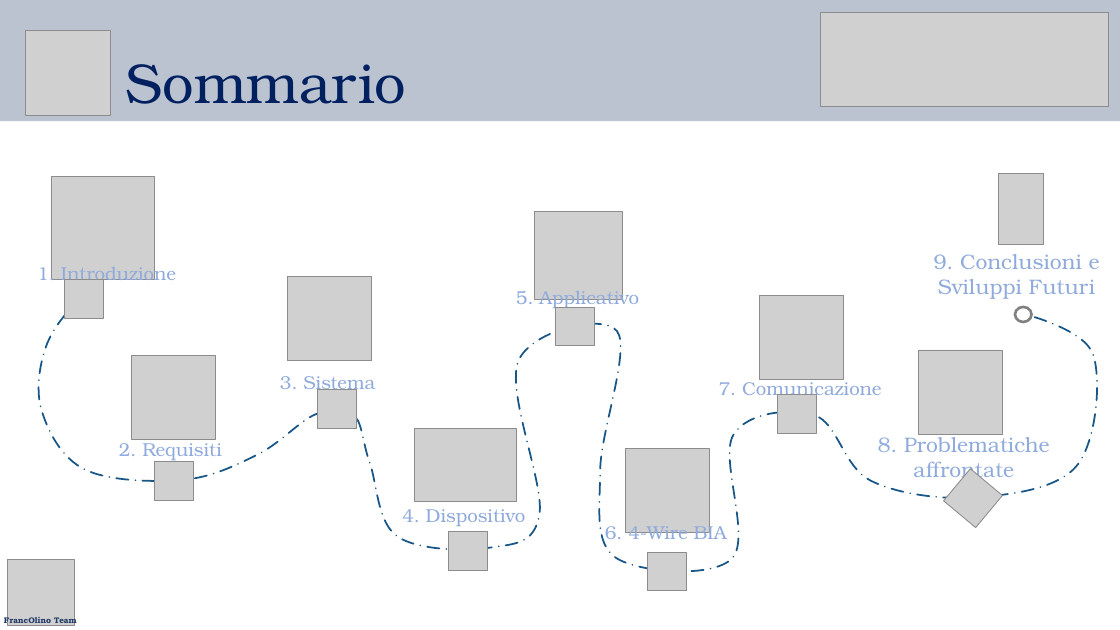
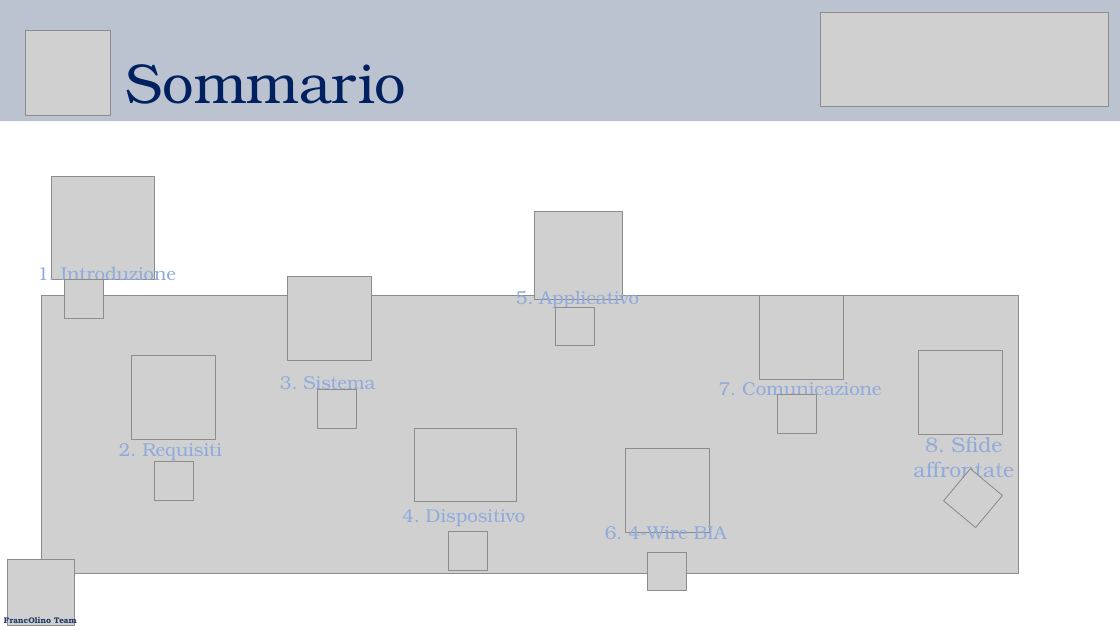
Before and after one commit to g0vann/IMSI_Project, a slide deck: slide 20 of Documentazione/Presentazione_animated.pptx. Drawn at 1120x630 pixels with LibreOffice and Linux fonts; fonts in the diff are those of the drawing; grey boxes stand for pictures. Boxes give left, top, right and bottom in pixels: in the first picture for what was removed or moved away, otherwise in the second. Text is boxed around its words. In the diff, an @@ line names an element or a change of style, - is before the commit and + after.

```diff
--- a/Documentazione/Presentazione_animated.pptx
+++ b/Documentazione/Presentazione_animated.pptx
@@ picture removed at (x1=999, y1=173, x2=1044, y2=245) @@
@@ text removed at (x1=934, y1=254, x2=1100, y2=299) @@
-9. Conclusioni e
-Sviluppi Futuri
@@ freeform shape removed at (x1=39, y1=295, x2=1097, y2=571) @@
@@ picture added at (x1=41, y1=295, x2=1018, y2=573) @@
@@ ellipse removed at (x1=1015, y1=307, x2=1032, y2=322) @@
@@ text "8. Sfide" moved from (x1=878, y1=432, x2=1050, y2=483) to (x1=913, y1=434, x2=1014, y2=483) @@
@@ text at (x1=925, y1=434, x2=1002, y2=452): text changed @@
-8. Problematiche
+8. Sfide
```
Also in this commit, not shown: 19 other slides changed, 1 slide added, 5 other files.
